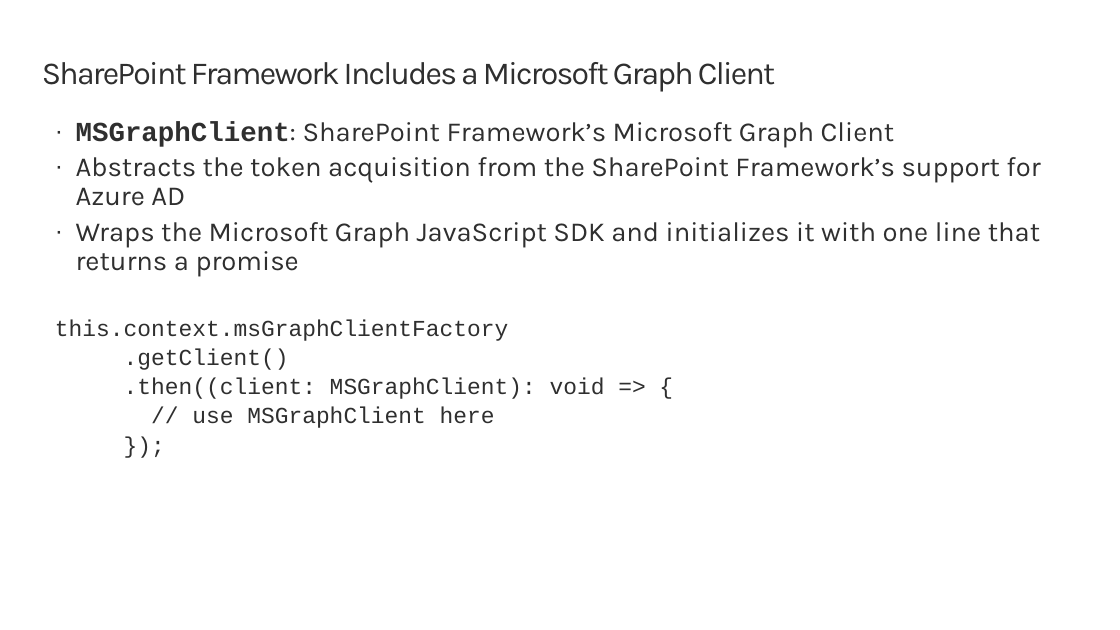
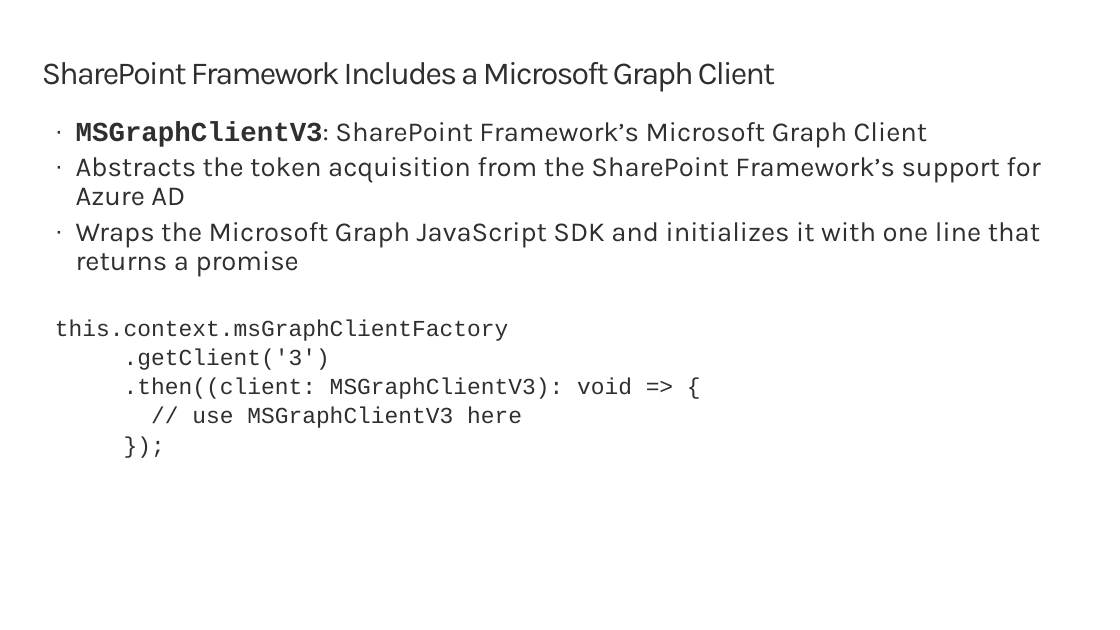
Before and after one commit to SharePoint/sp-dev-training-spfx-graph-3rdpartyapis, a slide deck: slide 10 of 03 msgraphpclient.pptx. Drawn at 1120x630 pixels with LibreOffice and Linux fonts; fonts in the diff are those of the drawing; background and template pictures are left out. Boxes give left, top, right and bottom in pixels: in the first picture for what was removed or moved away, otherwise in the second. Text is boxed around its words. In the diff, an @@ line names an element or a change of style, - is before the commit and + after.

```diff
--- a/03 msgraphpclient.pptx
+++ b/03 msgraphpclient.pptx
@@ text at <box>76,121,928,148</box>: text changed @@
-· MSGraphClient: SharePoint Framework’s Microsoft Graph Client
+· MSGraphClientV3: SharePoint Framework’s Microsoft Graph Client
@@ text at <box>124,348,632,428</box>: text changed @@
-.getClient()
-.then((client: MSGraphClient): void => {
-// use MSGraphClient here
+.getClient('3')
+.then((client: MSGraphClientV3): void => {
+// use MSGraphClientV3 here
```
Also in this commit, not shown: 51 other files.
